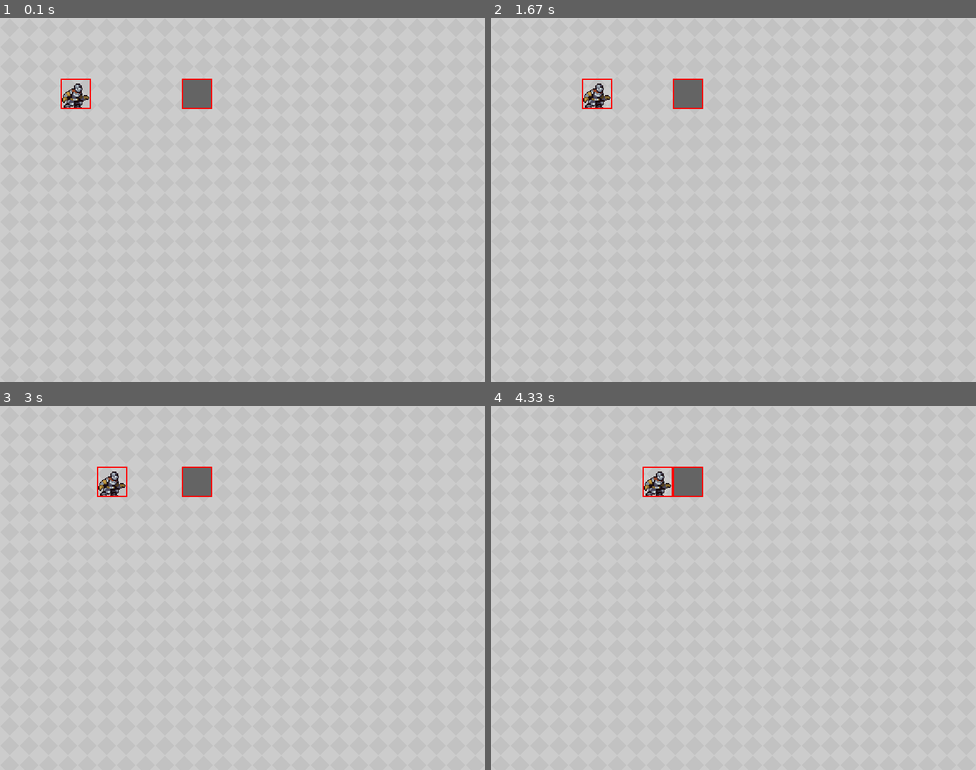
Above: before the commit, frames 1-4 (two rows, left to right).
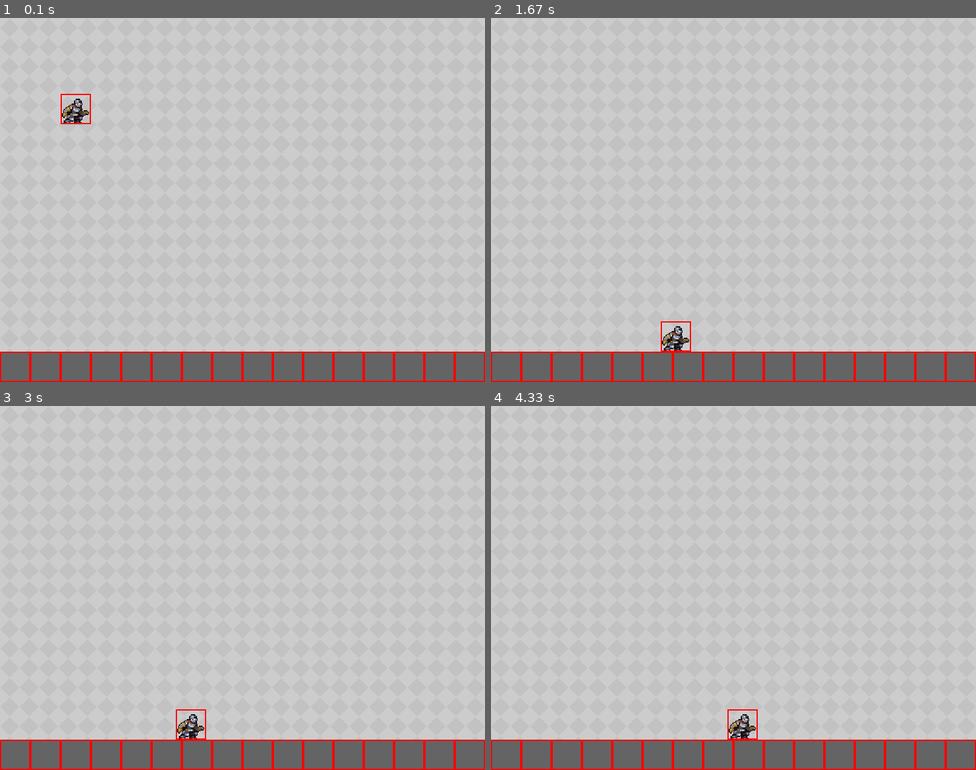
Above: after the commit, the same moments.

Repository: greenClothesZelda/pygameSample
Game: pygame game, started from main.py
Same seed, same stepped clock (60 frames per second), same inputs: the game is played once before the commit and once after it.
Inputs:
- Up to frame 1 (0.1 s): no input
- Up to frame 2 (1.67 s): hold Right 0.33-0.8 s; hold Right 0.83-1.3 s; hold Left from 1.33 s (still down)
- Up to frame 3 (3 s): release Left at 1.87 s; hold Left 1.9-2.3 s; hold Right 2.33-2.97 s
- Up to frame 4 (4.33 s): hold Left 3-3.47 s; hold Right 3.5-3.97 s; hold Right from 4 s (still down)

The runs differ from the first frame. In frame 1, 9.3% of the frame differs, in the area x 0-100%, y 16-100%; in frame 2, 9.4%; in frame 3, 9.4%; in frame 4, 9.4%.

Commit message:
바닥과 중력 구현

Diff:
--- a/main.py
+++ b/main.py
@@ -4,6 +4,8 @@
 from enum import Enum
 import heapq
 import copy
+
+from objects.properties.fallable import Fallable
 from objects.properties.moveable import Moveable
 from objects.block import Block
 
@@ -37,8 +39,10 @@
 
 # 블록 리스트 생성
 block_list = []
-block = Block(x=300, y=100, width=50, height=50)
-heapq.heappush(block_list, (DrawOrder.ENTITY.value, block))
+block_width, block_height = 50, 50
+for x in range(0, WINDOW_WIDTH, block_width):
+    block = Block(x=x, y=WINDOW_HEIGHT - block_height, width=block_width, height=block_height)
+    heapq.heappush(block_list, (DrawOrder.ENTITY.value, block))
 
 # 엔티티 생성 (asset_path를 None으로 하면 사각형, 이미지 경로를 넣으면 이미지)
 player: Player = Player(
@@ -47,6 +51,7 @@
 )
 
 player.add_property(Moveable(player.position, block_list))  # Player 객체에 Moveable 속성 추가
+player.add_property(Fallable(player.position))  # Player 객체에 Fallable 속성 추가
 
 
 object_list = []
--- a/objects/properties/fallable.py
+++ b/objects/properties/fallable.py
@@ -1,6 +1,6 @@
 from objects.properties.prime_property import PrimeProperty
 
-GRAVITY: float = 3
+GRAVITY: float = 5
 PERIORITY: int = 0  # Fallable의 우선순위
 
 class Fallable(PrimeProperty):
--- a/objects/properties/moveable.py
+++ b/objects/properties/moveable.py
@@ -2,7 +2,7 @@
 from objects.entity import Entity
 import pygame
 
-PERIORITY = 0
+PERIORITY = -1
 
 class Moveable(PrimeProperty):
     def __init__(self, position:dict[str:float], block_list:list) -> None:
Not shown, changed: .gitignore
